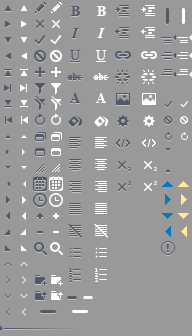
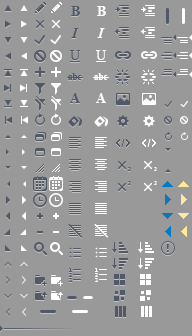
Before/after of a w=192, h=336 layered artwork. What changed in the layer stack:
added layer "columns hover" in group "editor" over [141, 306, 152, 317]
added layer "columns" in group "editor" over [115, 306, 126, 317]
added layer "ungroup hover" in group "editor" over [140, 290, 151, 301]
added layer "ungroup" in group "editor" over [114, 290, 125, 301]
added layer "group hover" in group "editor" over [140, 274, 151, 285]
added layer "group" in group "editor" over [114, 274, 125, 285]
added layer "sort desc hover" in group "editor" over [138, 258, 154, 269]
added layer "sort desc" in group "editor" over [112, 258, 128, 269]
added layer "sort asc hover" in group "editor" over [138, 242, 154, 253]
added layer "sort asc" in group "editor" over [112, 242, 128, 253]
